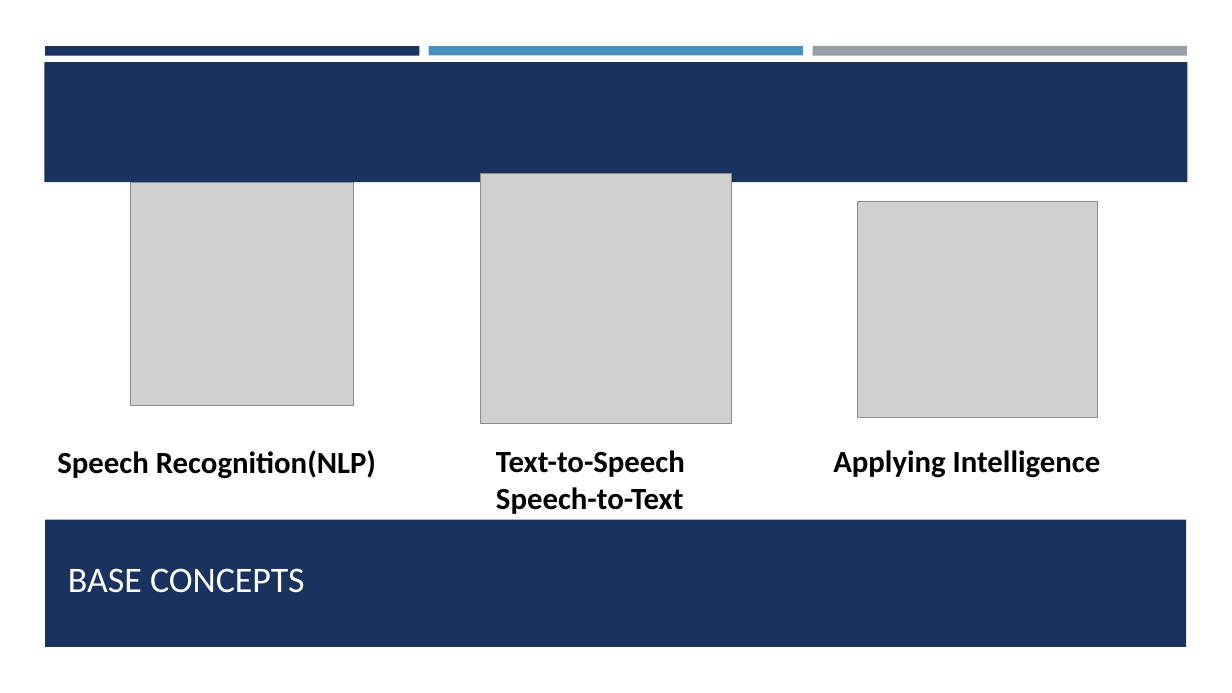
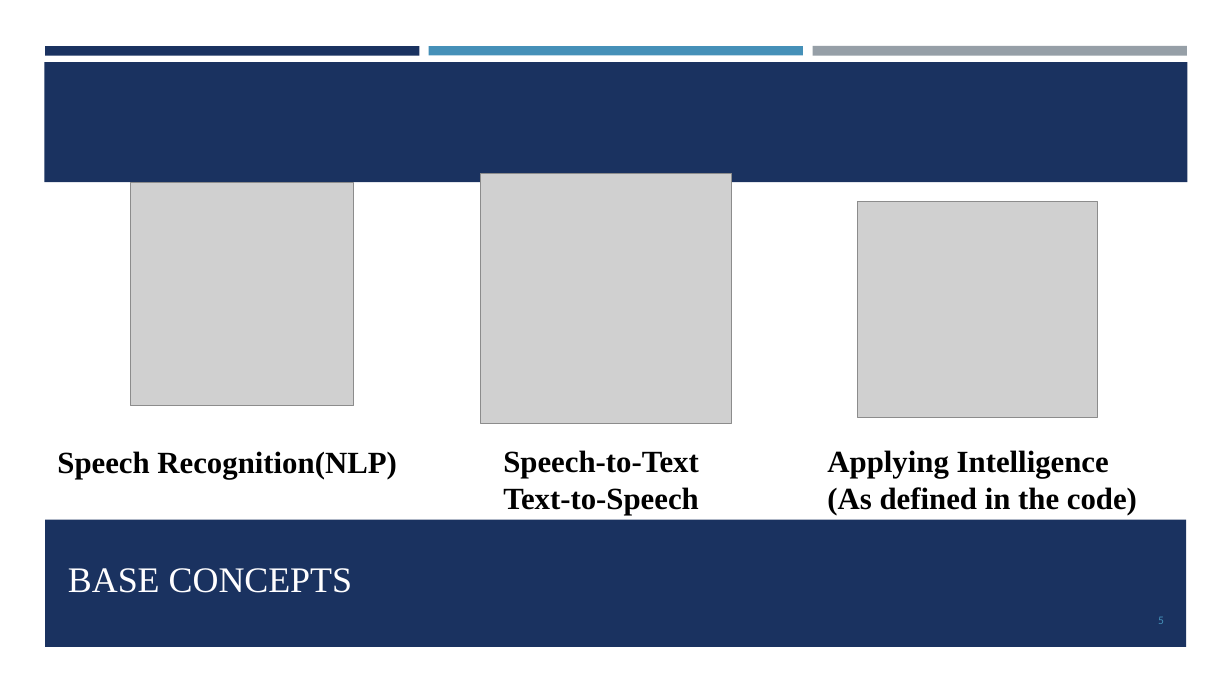
Before and after one commit to GopalSharma16/zonal_project, a slide deck: slide 5 of BROTHER.pptx. Drawn at 1232x693 pixels with LibreOffice and Linux fonts; fonts in the diff are those of the drawing; grey boxes stand for pictures. Boxes give left, top, right and bottom in pixels: in the first picture for what was removed or moved away, otherwise in the second. Text is boxed around its words. In the diff, an @@ line names an element or a change of style, - is before the commit and + after.

```diff
--- a/BROTHER.pptx
+++ b/BROTHER.pptx
@@ text "Speech Recognition(NLP)" at [57, 451, 396, 479]: font Calibri to Times New Roman @@
@@ text "Speech-to-Text": place and size @@
-text "Speech-to-Text" at [496, 450, 685, 514]
+text "Speech-to-Text" at [503, 450, 698, 515]
@@ text at [503, 450, 698, 478]: paragraph added @@
+Speech-to-Text
@@ text at [827, 450, 1109, 478]: font Calibri to Times New Roman in "Applying Intelligence" @@
@@ text at [496, 487, 684, 514]: paragraph removed @@
-Speech-to-Text
@@ text at [503, 487, 698, 515]: font Calibri to Times New Roman in "Text-to-Speech" @@
@@ text at [827, 487, 1137, 515]: paragraph added @@
+(As defined in the code)
@@ title "BASE CONCEPTS" at [68, 568, 352, 593]: font Calibri to Times New Roman @@
@@ page number added at [1158, 617, 1164, 624], 9 pt, text #4590B8 @@
+5
```
Also in this commit, not shown: 24 other slides changed, 7 slides added, 2 other files.
